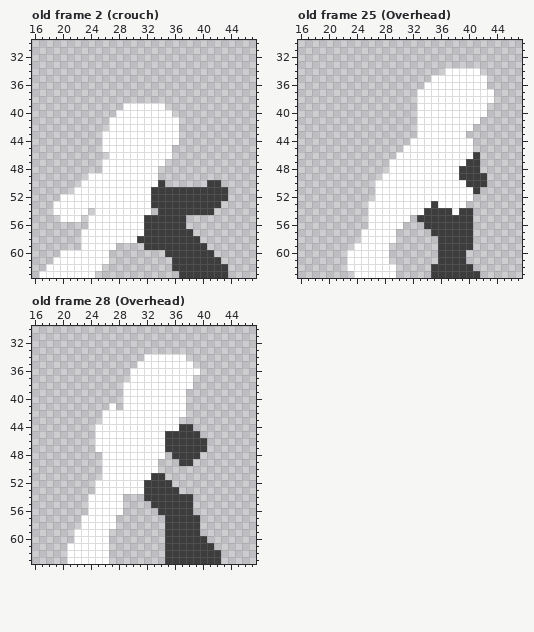
A pixel-art file gets an edit: src/Unity/Fighters/Assets/Art/Sprites/Animations/heavies.aseprite. Above is the file before it was changed.
64x64 pixels, 28 frames. Shown: old frame 2 (crouch): x 16..47, y 30..63; old frame 25 (Overhead): x 16..47, y 30..63; old frame 28 (Overhead): x 16..47, y 30..63. The commit also changed other frames, which this record leaves out.
Now the later version:
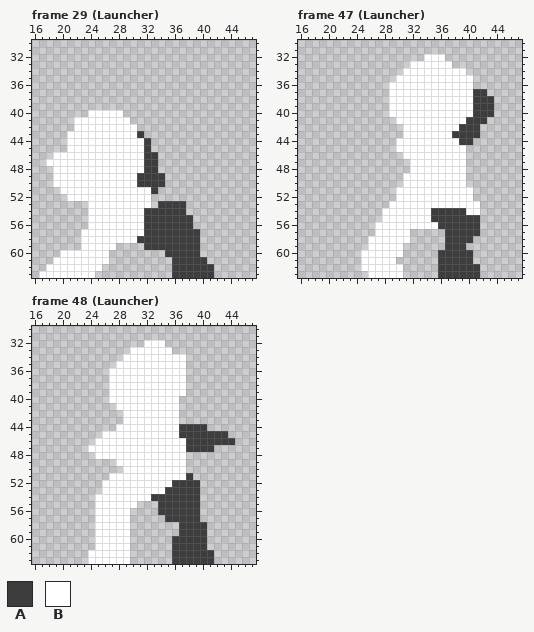
Palette (. is transparent): A #3d3d3d  B #ffffff
A new or re-ordered frame is compared with the old frame closest to it.
From old to new:
frames 28 -> 89
Changed rows in their new state; - is an unchanged pixel.
Frame 29 (Launcher) is new; against old frame 2 (crouch), layer "Layer 1":
first column x 18:
39 -----------......---------
40 ------BBBB-.......--------
41 ----BBBBB---.......-------
42 ----BBBBB----......-------
43 ---BBBBB-----A.....-------
44 ---BBBBB------A....-------
45 ---BBBBB------A...--------
46 -BBBBBBBB-----AA..--------
47 BBBBBBBB------AA.---------
48 -BBBBBBB------AA----------
49 -BBBBB-------AAAA---------
50 -BBBB--------AAA-------..-
51 --BB------------..........
52 --.------------...........
53 -.....---------.----.....-
54 -.....B-------AA----....--
55 --...---------------A-----
56 --------------------A-----
57 ---------------------A----
59 ----------------------.---
60 ----------------------..--
61 -----------------------..-
62 ------------------------..
63 ------------------A-----..
Frame 47 (Launcher) is new; against old frame 25 (Overhead), layer "Layer 1":
first column x 23:
32 -----------BBB-------
33 ---------BBBBBB------
34 --------BBBBBB---..--
35 -------BBBBB------..-
36 ------BBBBB-------..-
37 ------BBBB--------AA.
38 ------BBBB--------AAA
39 ------BBBB--------AAA
40 ------BBBB--------AAA
41 -------BBB-------AAA-
42 --------BB------AAA--
43 --------BB-----AAAA--
44 -------BB-------AA---
45 -------B---------.---
46 -------.---------..--
47 ------...--------..--
48 ------...-------B..--
49 -----...--------B...-
50 ----....---------...-
51 ----...-----------.--
52 ----...--------------
53 ---...------B----BB--
54 ---..------B---A-BB--
55 ---..----BBB------A--
56 ---.----BBBBB-----A--
57 --..---BB---..----A--
58 --.----BB----.-------
59 -..---BB-----.---.---
60 ..----BB---------A---
61 ..----B----------A---
62 ..-----B----.-----A--
63 -..----B----.--------
Frame 48 (Launcher) is new; against old frame 28 (Overhead), layer "Layer 1":
first column x 21:
32 -----------BBB----------
33 ---------BBBBBB---------
34 --------BBB-------------
35 -------BBB-------.------
36 ------BBB--------..-----
37 ------BBB--------.------
38 ------BB---------.------
39 ------BB----------------
40 ------BB--------.-------
41 ------.B--------.-------
42 -----...--------.-------
43 -----...----------------
44 ----...-----------AA----
45 ----.---------BB---AAAA-
46 --------------BBB---AAAA
47 ---B----------BBB---A---
48 ----B---------BBB..-----
49 -----..------BBBB.------
50 -----...-----BBBB-------
51 -----.------BBBBBA------
52 ----.------BBBBAAAA-----
53 ----.------BBB--AAA-----
54 ---.----BBBB------A-----
55 ---.----BB--.-----A-----
56 ---.----B---------A-----
57 --..---BB---------------
58 --..---BB-----..---A----
59 -...--BBB-----..---A----
60 -...--BBB-----.---------
61 ....--BBB-----.-----.---
62 ...---BBB-----.------.--
63 ...---BBB-----.------.--
Boxes around the changes in both pictures, in picture pixels (x1, y1, x2, y2):
changed: (46, 103, 228, 278)
changed: (347, 54, 494, 278)
changed: (67, 340, 235, 564)
